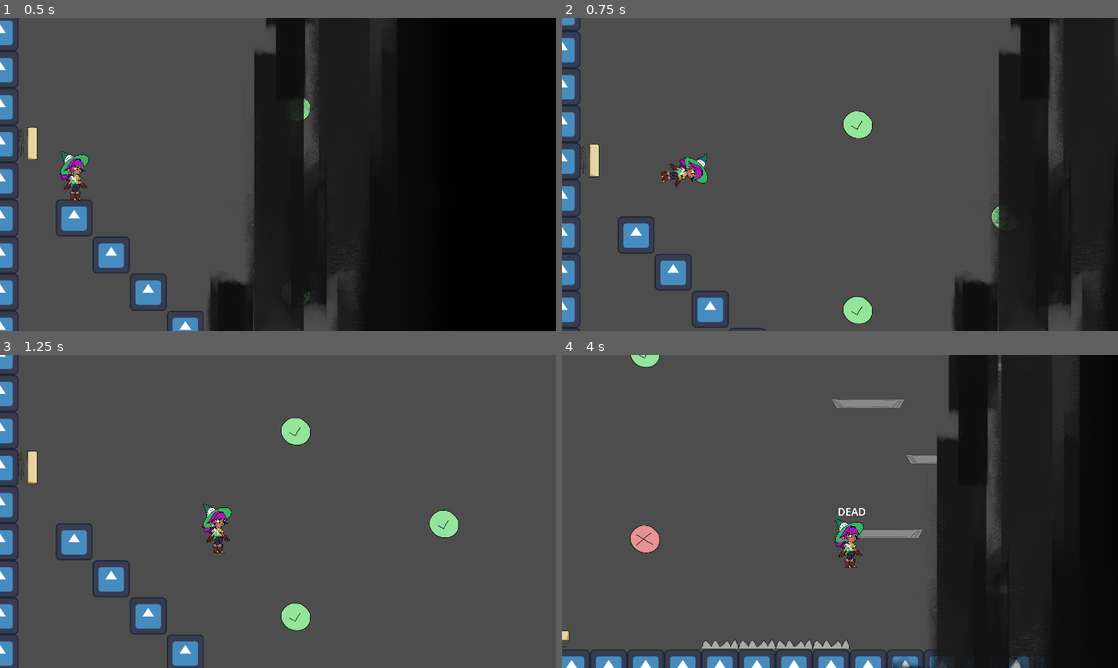
Above: before the commit, frames 1-4 (two rows, left to right).
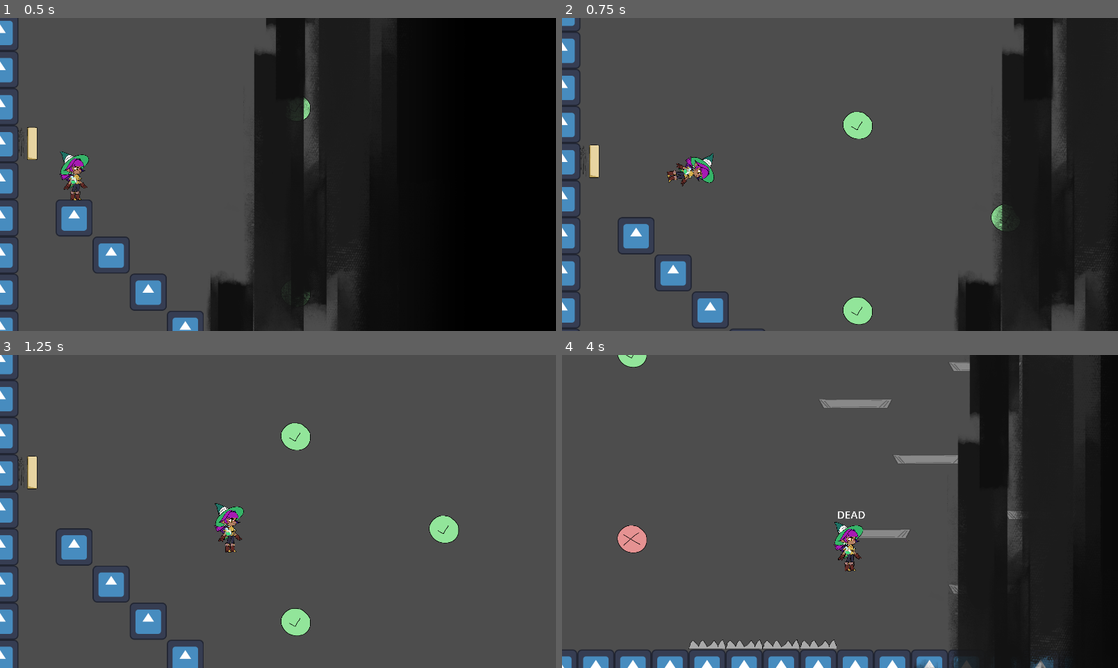
Above: after the commit, the same moments.

Repository: pepperfruits/Aurelia
Game: Godot game, scene res://Levels/TestingLevel/testing_level.tscn
Same seed, same stepped clock (60 frames per second), same inputs: the game is played once before the commit and once after it. The engine's default icon, where the game draws it, is replaced by a stand-in: a white triangle on a blue panel in a dark square.
Inputs:
- Up to frame 1 (0.5 s): no input
- Up to frame 2 (0.75 s): hold Right (move_right) from 0.53 s (still down); hold Z (jump) from 0.53 s (still down); tap C (dash) at 0.6 s
- Up to frame 3 (1.25 s): keep holding Right (move_right); keep holding Z (jump)
- Up to frame 4 (4 s): release Z (jump) at 1.28 s; tap Z (jump) at 1.35, 1.52, 1.82, 3.02, 3.32 s; tap C (dash) at 1.55, 2.1, 2.85 s; release Right (move_right) at 2.03 s; hold Left (move_left) 2.03-2.78 s; hold Z (jump) 2.03-2.78 s; hold Right (move_right) from 2.78 s (still down); hold Z (jump) from 3.53 s (still down)

Frame 1 is identical in both runs. In frame 2, 2.2% of the frame differs, in the area x 0-95%, y 0-100%; in frame 3, 4.0%; in frame 4, 11%, in the area x 0-97%, y 0-100%.

Commit message:
lowered dash cooldown, platform warning fix

Diff:
--- a/Environment/Platform/platform.gd
+++ b/Environment/Platform/platform.gd
@@ -11,6 +11,8 @@
 func _process(_delta):
 	if p:
 		CollisionShape.disabled = is_disabled()
+	else:
+		CollisionShape.disabled = true
 
 func is_disabled():
 	var down_pressed : bool = p.InputHandler.is_down_inputted()
@@ -25,4 +27,3 @@
 
 func _on_on_platform_detection_body_exited(_body):
 	p = null
-	CollisionShape.disabled = true
--- a/Environment/Platform/platform.tscn
+++ b/Environment/Platform/platform.tscn
@@ -10,7 +10,7 @@
 size = Vector2(256, 2)
 
 [sub_resource type="RectangleShape2D" id="RectangleShape2D_bqfve"]
-size = Vector2(370, 127)
+size = Vector2(256, 127)
 
 [node name="Platform" type="StaticBody2D"]
 collision_layer = 512
--- a/Player/Movement.gd
+++ b/Player/Movement.gd
@@ -76,8 +76,10 @@
 
 	if (can_grapple() and inp.is_jump_held()):
 		grapple(delta)
+		current_state = STATE.GRAPPLING
 	elif (can_dash() and inp.is_dash_inputted()):
 		dash(inp.get_horizontal_input(), delta)
+		current_state = STATE.DASHING
 	elif (can_jump() and inp.is_jump_inputted()):
 		jump(delta)
 		current_state = STATE.FALLING
--- a/Player/player.tscn
+++ b/Player/player.tscn
@@ -49,7 +49,7 @@
 one_shot = true
 
 [node name="DashCooldownTimer" type="Timer" parent="Movement"]
-wait_time = 0.5
+wait_time = 0.3
 one_shot = true
 
 [node name="DebugLabel" type="Label" parent="."]
